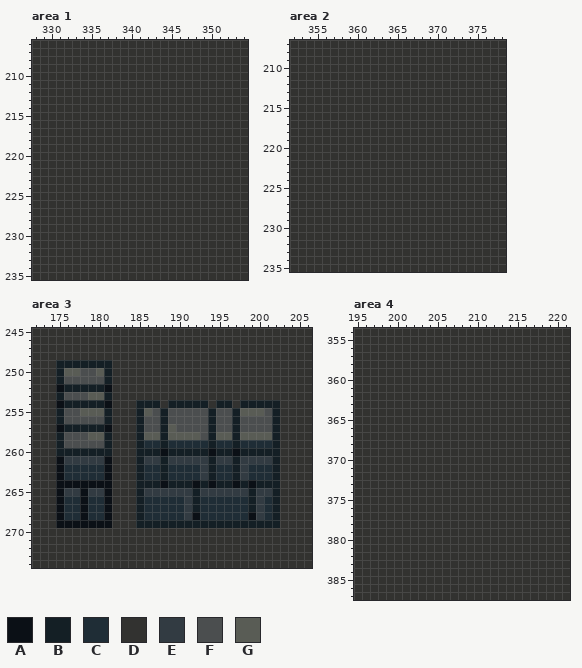
File history of a pixel-art file, Assets/Sprites/GAMEME.ase. That is the earlier state.
512x512 pixels, 1 frame. Shown: area 1: x 328..354, y 206..235; area 2: x 352..378, y 207..235; area 3: x 172..206, y 245..274; area 4: x 195..221, y 354..387. The old version is drawn lined up with the new one, on the new canvas. The commit also changed other parts of the picture, which this record leaves out.
Visible layers, top first: "Char", "Decor", "Tile", "Grid", "BACK".
Palette (. is transparent): A #0b1016  B #141f25  C #1f2d36  D #323230  E #323b42  F #4b4e4f  G #595c55
Pixels before, area 1, first column x 328:
206 DDDDDDDDDDDDDDDDDDDDDDDDDDD
207 DDDDDDDDDDDDDDDDDDDDDDDDDDD
208 DDDDDDDDDDDDDDDDDDDDDDDDDDD
209 DDDDDDDDDDDDDDDDDDDDDDDDDDD
210 DDDDDDDDDDDDDDDDDDDDDDDDDDD
211 DDDDDDDDDDDDDDDDDDDDDDDDDDD
212 DDDDDDDDDDDDDDDDDDDDDDDDDDD
213 DDDDDDDDDDDDDDDDDDDDDDDDDDD
214 DDDDDDDDDDDDDDDDDDDDDDDDDDD
215 DDDDDDDDDDDDDDDDDDDDDDDDDDD
216 DDDDDDDDDDDDDDDDDDDDDDDDDDD
217 DDDDDDDDDDDDDDDDDDDDDDDDDDD
218 DDDDDDDDDDDDDDDDDDDDDDDDDDD
219 DDDDDDDDDDDDDDDDDDDDDDDDDDD
220 DDDDDDDDDDDDDDDDDDDDDDDDDDD
221 DDDDDDDDDDDDDDDDDDDDDDDDDDD
222 DDDDDDDDDDDDDDDDDDDDDDDDDDD
223 DDDDDDDDDDDDDDDDDDDDDDDDDDD
224 DDDDDDDDDDDDDDDDDDDDDDDDDDD
225 DDDDDDDDDDDDDDDDDDDDDDDDDDD
226 DDDDDDDDDDDDDDDDDDDDDDDDDDD
227 DDDDDDDDDDDDDDDDDDDDDDDDDDD
228 DDDDDDDDDDDDDDDDDDDDDDDDDDD
229 DDDDDDDDDDDDDDDDDDDDDDDDDDD
230 DDDDDDDDDDDDDDDDDDDDDDDDDDD
231 DDDDDDDDDDDDDDDDDDDDDDDDDDD
232 DDDDDDDDDDDDDDDDDDDDDDDDDDD
233 DDDDDDDDDDDDDDDDDDDDDDDDDDD
234 DDDDDDDDDDDDDDDDDDDDDDDDDDD
235 DDDDDDDDDDDDDDDDDDDDDDDDDDD
Pixels before, area 2, first column x 352:
207 DDDDDDDDDDDDDDDDDDDDDDDDDDD
208 DDDDDDDDDDDDDDDDDDDDDDDDDDD
209 DDDDDDDDDDDDDDDDDDDDDDDDDDD
210 DDDDDDDDDDDDDDDDDDDDDDDDDDD
211 DDDDDDDDDDDDDDDDDDDDDDDDDDD
212 DDDDDDDDDDDDDDDDDDDDDDDDDDD
213 DDDDDDDDDDDDDDDDDDDDDDDDDDD
214 DDDDDDDDDDDDDDDDDDDDDDDDDDD
215 DDDDDDDDDDDDDDDDDDDDDDDDDDD
216 DDDDDDDDDDDDDDDDDDDDDDDDDDD
217 DDDDDDDDDDDDDDDDDDDDDDDDDDD
218 DDDDDDDDDDDDDDDDDDDDDDDDDDD
219 DDDDDDDDDDDDDDDDDDDDDDDDDDD
220 DDDDDDDDDDDDDDDDDDDDDDDDDDD
221 DDDDDDDDDDDDDDDDDDDDDDDDDDD
222 DDDDDDDDDDDDDDDDDDDDDDDDDDD
223 DDDDDDDDDDDDDDDDDDDDDDDDDDD
224 DDDDDDDDDDDDDDDDDDDDDDDDDDD
225 DDDDDDDDDDDDDDDDDDDDDDDDDDD
226 DDDDDDDDDDDDDDDDDDDDDDDDDDD
227 DDDDDDDDDDDDDDDDDDDDDDDDDDD
228 DDDDDDDDDDDDDDDDDDDDDDDDDDD
229 DDDDDDDDDDDDDDDDDDDDDDDDDDD
230 DDDDDDDDDDDDDDDDDDDDDDDDDDD
231 DDDDDDDDDDDDDDDDDDDDDDDDDDD
232 DDDDDDDDDDDDDDDDDDDDDDDDDDD
233 DDDDDDDDDDDDDDDDDDDDDDDDDDD
234 DDDDDDDDDDDDDDDDDDDDDDDDDDD
235 DDDDDDDDDDDDDDDDDDDDDDDDDDD
Pixels before, area 3, first column x 172:
245 DDDDDDDDDDDDDDDDDDDDDDDDDDDDDDDDDDD
246 DDDDDDDDDDDDDDDDDDDDDDDDDDDDDDDDDDD
247 DDDDDDDDDDDDDDDDDDDDDDDDDDDDDDDDDDD
248 DDDDDDDDDDDDDDDDDDDDDDDDDDDDDDDDDDD
249 DDDBBBBBBBDDDDDDDDDDDDDDDDDDDDDDDDD
250 DDDBGGFFGBDDDDDDDDDDDDDDDDDDDDDDDDD
251 DDDBFFFFFBDDDDDDDDDDDDDDDDDDDDDDDDD
252 DDDABBBBBADDDDDDDDDDDDDDDDDDDDDDDDD
253 DDDBFFFGGBDDDDDDDDDDDDDDDDDDDDDDDDD
254 DDDABBBBBADDDBBBDBBBBBDBBDBBBBBDDDD
255 DDDBFFGGGBDDDBGFBFFFFFBFFBGGGFBDDDD
256 DDDBFFFFFBDDDBFFBFFFFFBFFBFFFFBDDDD
257 DDDABBBBBADDDBFFBGFFFFBFFBFFFFBDDDD
258 DDDBFFFGGBDDDBGGBGGGGFBGGBGGGGBDDDD
259 DDDBFFFFFBDDDBCCBCCCCCBCCBCCCCBDDDD
260 DDDBBBBBBBDDDBBBABBBBBABBABBBBBDDDD
261 DDDAEEEEEADDDBEEBEEEEEBEEBEEEEBDDDD
262 DDDACCCCCADDDBCCBCCCCEBCCBECCCBDDDD
263 DDDACCCCCADDDBCCBCCCCEBCCBECCCBDDDD
264 DDDAAAAAAADDDBBBABBBABABBABABBBDDDD
265 DDDAEEAEEADDDBEEEEEEBEEEEEEBEEBDDDD
266 DDDACCACCADDDBCCCCCEBCCCCCCBECBDDDD
267 DDDACCACCADDDBCCCCCEBCCCCCCBECBDDDD
268 DDDACCACCADDDBCCCCCEACCCCCCAECBDDDD
269 DDDAAAAAAADDDBBBBBBBBBBBBBBBBBBDDDD
270 DDDDDDDDDDDDDDDDDDDDDDDDDDDDDDDDDDD
271 DDDDDDDDDDDDDDDDDDDDDDDDDDDDDDDDDDD
272 DDDDDDDDDDDDDDDDDDDDDDDDDDDDDDDDDDD
273 DDDDDDDDDDDDDDDDDDDDDDDDDDDDDDDDDDD
274 DDDDDDDDDDDDDDDDDDDDDDDDDDDDDDDDDDD
Pixels before, area 4, first column x 195:
354 DDDDDDDDDDDDDDDDDDDDDDDDDDD
355 DDDDDDDDDDDDDDDDDDDDDDDDDDD
356 DDDDDDDDDDDDDDDDDDDDDDDDDDD
357 DDDDDDDDDDDDDDDDDDDDDDDDDDD
358 DDDDDDDDDDDDDDDDDDDDDDDDDDD
359 DDDDDDDDDDDDDDDDDDDDDDDDDDD
360 DDDDDDDDDDDDDDDDDDDDDDDDDDD
361 DDDDDDDDDDDDDDDDDDDDDDDDDDD
362 DDDDDDDDDDDDDDDDDDDDDDDDDDD
363 DDDDDDDDDDDDDDDDDDDDDDDDDDD
364 DDDDDDDDDDDDDDDDDDDDDDDDDDD
365 DDDDDDDDDDDDDDDDDDDDDDDDDDD
366 DDDDDDDDDDDDDDDDDDDDDDDDDDD
367 DDDDDDDDDDDDDDDDDDDDDDDDDDD
368 DDDDDDDDDDDDDDDDDDDDDDDDDDD
369 DDDDDDDDDDDDDDDDDDDDDDDDDDD
370 DDDDDDDDDDDDDDDDDDDDDDDDDDD
371 DDDDDDDDDDDDDDDDDDDDDDDDDDD
372 DDDDDDDDDDDDDDDDDDDDDDDDDDD
373 DDDDDDDDDDDDDDDDDDDDDDDDDDD
374 DDDDDDDDDDDDDDDDDDDDDDDDDDD
375 DDDDDDDDDDDDDDDDDDDDDDDDDDD
376 DDDDDDDDDDDDDDDDDDDDDDDDDDD
377 DDDDDDDDDDDDDDDDDDDDDDDDDDD
378 DDDDDDDDDDDDDDDDDDDDDDDDDDD
379 DDDDDDDDDDDDDDDDDDDDDDDDDDD
380 DDDDDDDDDDDDDDDDDDDDDDDDDDD
381 DDDDDDDDDDDDDDDDDDDDDDDDDDD
382 DDDDDDDDDDDDDDDDDDDDDDDDDDD
383 DDDDDDDDDDDDDDDDDDDDDDDDDDD
384 DDDDDDDDDDDDDDDDDDDDDDDDDDD
385 DDDDDDDDDDDDDDDDDDDDDDDDDDD
386 DDDDDDDDDDDDDDDDDDDDDDDDDDD
387 DDDDDDDDDDDDDDDDDDDDDDDDDDD
Once edited:
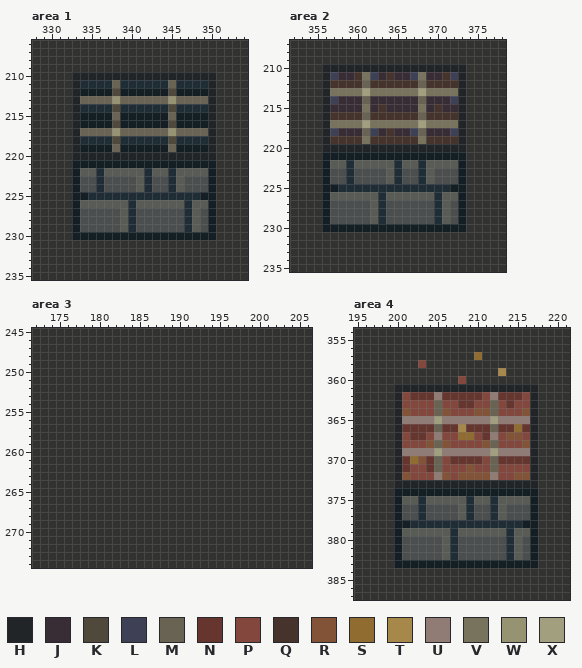
Colours new in this view: H #212528  J #382d35  K #4f493b  L #3e4055  M #696353  N #66352e  P #83473d  Q #46332c  R #825337  S #906c30  T #a6884a  U #907c75  V #78735d  W #969372  X #a29f7e
What changed:
canvas 512x512 -> 753x512
Changed rows in their new state; - is an unchanged pixel.
Area 1:
first column x 333:
210 HHHHHHHHHHHHHHHHHH
211 HCCCCMCCCCCCMCCCCH
212 HBBBBKBBBBBBKBBBBH
213 HMMMMWMMMMMMWMMMMH
214 HCCCCKCCCCCCKCCCCH
215 HBBBBMBBBBBBMBBBBH
216 HBBBBKBBBBBBKBBBBH
217 HMMMMWMMMMMMWMMMMH
218 HCCCCKCCCCCCKCCCCH
219 HBBBBMBBBBBBMBBBBH
220 HHHHHHHHHHHHHHHHHH
221 BBBBBBBBBBBBBBBBBB
222 BGGCGGGGGCGGCGGGGB
223 BFFCFFFFGCFFCGFFFB
224 BFFCFFFFGCFFCGFFFB
225 BBCCCCCCCCCCCCCCBB
226 BGGGGGGCGGGGGGCGGB
227 BFFFFFGCFFFFFFCGFB
228 BFFFFFGCFFFFFFCGFB
229 BFFFFFGCFFFFFFCGFB
230 BBBBBBBBBBBBBBBBBB
Area 2:
first column x 356:
210 HHHHHHHHHHHHHHHHHH
211 HLJJQVLJQJJLVJJQLH
212 HQQQQMQQQQQQMQQQQH
213 HVVVVXVVVVVVXVVVVH
214 HLJJJMJJJJJJMJJJLH
215 HJJJJVJQJJJJVJQJJH
216 HQQQQMQQQQQQMQQQQH
217 HVVVVXVVVVVVXVVVVH
218 HLJJJMLJQJJLMJJJLH
219 HQQQQVQQQQQQVQQQQH
220 HHHHHHHHHHHHHHHHHH
221 BBBBBBBBBBBBBBBBBB
222 BGGCGGGGGCGGCGGGGB
223 BFFCFFFFGCFFCGFFFB
224 BFFCFFFFGCFFCGFFFB
225 BBCCCCCCCCCCCCCCBB
226 BGGGGGGCGGGGGGCGGB
227 BFFFFFGCFFFFFFCGFB
228 BFFFFFGCFFFFFFCGFB
229 BFFFFFGCFFFFFFCGFB
230 BBBBBBBBBBBBBBBBBB
Area 3:
first column x 175:
249 DDDDDDD---------------------
250 DDDDDDD---------------------
251 DDDDDDD---------------------
252 DDDDDDD---------------------
253 DDDDDDD---------------------
254 DDDDDDD---DDD-DDDDD-DD-DDDDD
255 DDDDDDD---DDDDDDDDDDDDDDDDDD
256 DDDDDDD---DDDDDDDDDDDDDDDDDD
257 DDDDDDD---DDDDDDDDDDDDDDDDDD
258 DDDDDDD---DDDDDDDDDDDDDDDDDD
259 DDDDDDD---DDDDDDDDDDDDDDDDDD
260 DDDDDDD---DDDDDDDDDDDDDDDDDD
261 DDDDDDD---DDDDDDDDDDDDDDDDDD
262 DDDDDDD---DDDDDDDDDDDDDDDDDD
263 DDDDDDD---DDDDDDDDDDDDDDDDDD
264 DDDDDDD---DDDDDDDDDDDDDDDDDD
265 DDDDDDD---DDDDDDDDDDDDDDDDDD
266 DDDDDDD---DDDDDDDDDDDDDDDDDD
267 DDDDDDD---DDDDDDDDDDDDDDDDDD
268 DDDDDDD---DDDDDDDDDDDDDDDDDD
269 DDDDDDD---DDDDDDDDDDDDDDDDDD
Area 4:
first column x 200:
357 ----------S-------
358 ---P--------------
359 -------------T----
360 --------P---------
361 HHHHHHHHHHHHHHHHHH
362 HPNNNUNNNNNPUNNNPH
363 HPPPPMPPNNPPMPNPPH
364 HRPPPMRPPPRRMPPPRH
365 HUUUUXUUUUUUXUUUUH
366 HNNNNMNNTNNNMNNSNH
367 HPNNPUPPSSPNUPRRPH
368 HPPPRMRPPPPRMPPPRH
369 HUUUUXUUUUUUXUUUUH
370 HNSRNMPNNNNPMNNNNH
371 HNPPNMPPPRPPMPPPPH
372 HRPPPURPRRRRUPPRRH
373 HHHHHHHHHHHHHHHHHH
374 BBBBBBBBBBBBBBBBBB
375 BGGCGGGGGCGGCGGGGB
376 BFFCFFFFGCFFCGFFFB
377 BFFCFFFFGCFFCGFFFB
378 BBCCCCCCCCCCCCCCBB
379 BGGGGGGCGGGGGGCGGB
380 BFFFFFGCFFFFFFCGFB
381 BFFFFFGCFFFFFFCGFB
382 BFFFFFGCFFFFFFCGFB
383 BBBBBBBBBBBBBBBBBB
